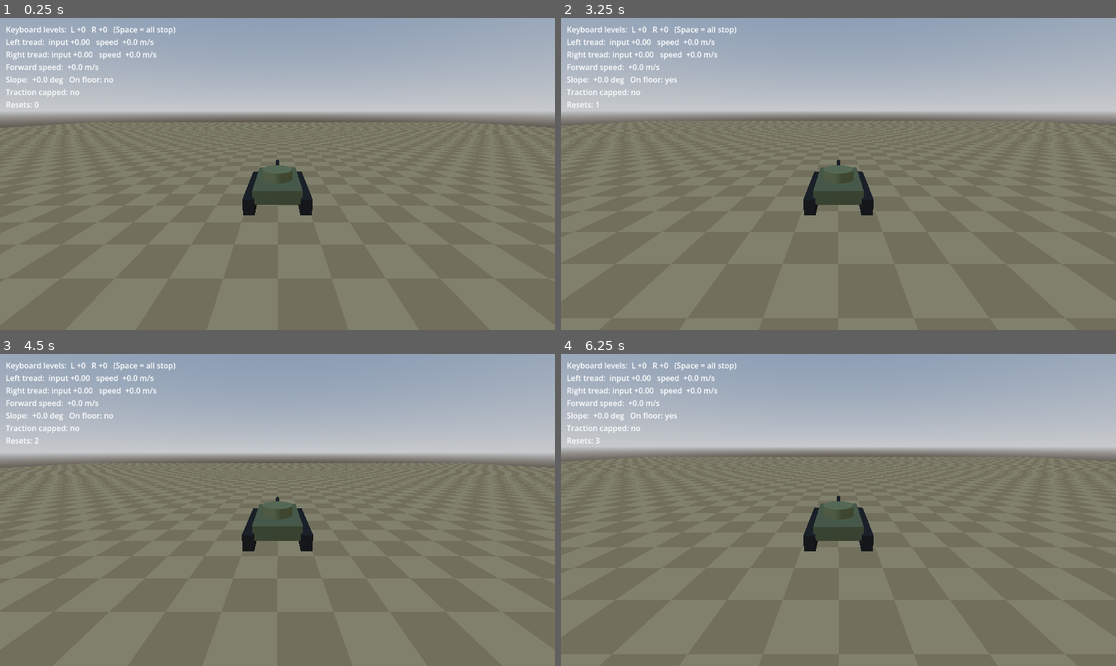
Above: before the commit, frames 1-4 (two rows, left to right).
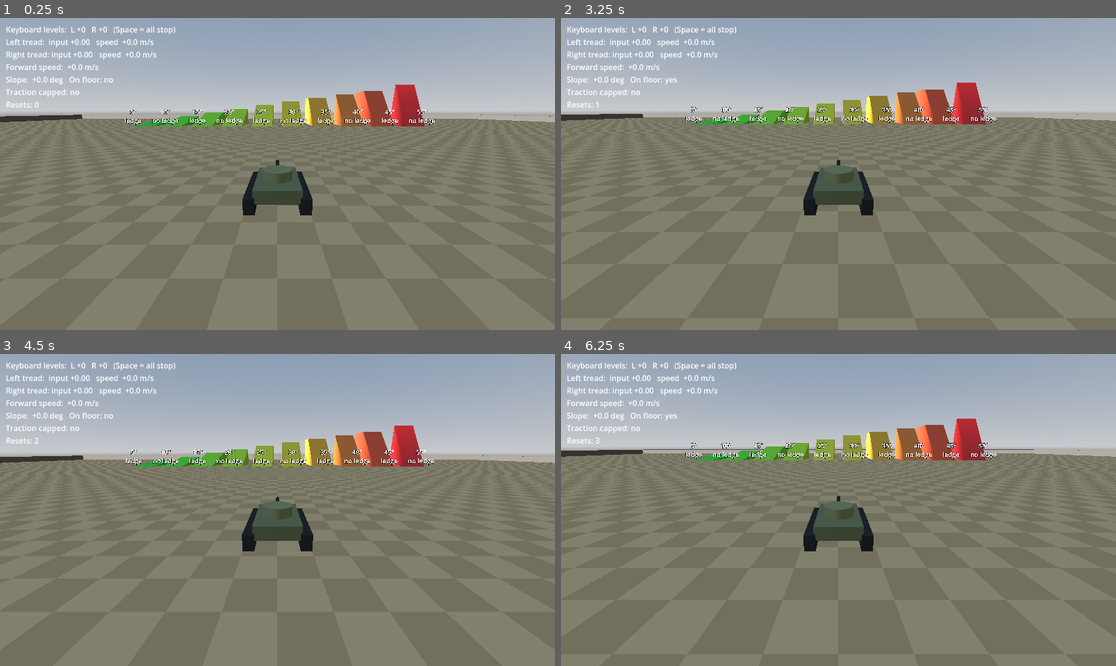
Above: after the commit, the same moments.

Repository: Kickpunch3r/tank-game
Game: Godot game, scene res://scenes/test_course.tscn
Two runs of this game, one before a commit and one after it. Both use one fixed random seed, a clock stepped at 60 frames per second and the inputs below.
Inputs:
- Up to frame 1 (0.25 s): no input
- Up to frame 2 (3.25 s): hold Down (driver_right_back) 0.53-1.28 s; hold Space (driver_all_stop) 0.53-1.28 s; hold S (driver_left_back) 1.28-2.03 s; tap Space (driver_all_stop) at 1.35, 2.85 s; tap Enter at 2 s; hold Down (driver_right_back) 2.03-2.78 s; hold Space (driver_all_stop) 2.03-2.78 s; tap R (driver_reset) at 2.75 s; hold W (driver_left_forward) from 2.78 s (still down)
- Up to frame 3 (4.5 s): release W (driver_left_forward) at 3.53 s; hold Space (driver_all_stop) 3.53-4.28 s; hold S (driver_left_back) from 3.53 s (still down); tap R (driver_reset) at 4.25 s; tap Space (driver_all_stop) at 4.35 s
- Up to frame 4 (6.25 s): hold Space (driver_all_stop) 5.03-5.78 s; tap R (driver_reset) at 5.75 s; release S (driver_left_back) at 5.78 s; hold Down (driver_right_back) from 5.78 s (still down); tap Space (driver_all_stop) at 5.85 s

The runs differ from the first frame. In frame 1, 4.3% of the frame differs, in the area x 0-100%, y 21-36%; in frame 2, 4.1%; in frame 3, 4.1%; in frame 4, 4.2%.

Commit message:
Milestone 4: Slope Ladder test course
Ten ramps (5-55 deg) read from levels/slope_ladder.txt, alternating flat
ledge and sharp crest; rolling bumps; boundary walls; kill-plane that
resets the tank. Notes ideas for slope difficulty and jump feel.

Co-Authored-By: Claude Opus 5.5 <noreply@anthropic.com>

Diff:
--- a/scenes/test_course.tscn
+++ b/scenes/test_course.tscn
@@ -4,6 +4,8 @@
 [ext_resource type="PackedScene" path="res://scenes/tank.tscn" id="2_tank"]
 [ext_resource type="Script" path="res://scripts/chase_camera.gd" id="3_camera"]
 [ext_resource type="Script" path="res://scripts/driver_readout.gd" id="4_readout"]
+[ext_resource type="Script" path="res://scripts/slope_ladder.gd" id="5_ladder"]
+[ext_resource type="Script" path="res://scripts/rolling_bumps.gd" id="6_bumps"]
 
 [sub_resource type="ProceduralSkyMaterial" id="SkyMaterial_main"]
 
@@ -27,6 +29,14 @@
 [node name="CourseBuilder" type="Node3D" parent="."]
 script = ExtResource("1_builder")
 
+[node name="SlopeLadder" type="Node3D" parent="."]
+transform = Transform3D(1, 0, 0, 0, 1, 0, 0, 0, 1, 0, 0, -70)
+script = ExtResource("5_ladder")
+
+[node name="RollingBumps" type="Node3D" parent="."]
+transform = Transform3D(1, 0, 0, 0, 1, 0, 0, 0, 1, 100, 0, 0)
+script = ExtResource("6_bumps")
+
 [node name="Tank" parent="." instance=ExtResource("2_tank")]
 transform = Transform3D(1, 0, 0, 0, 1, 0, 0, 0, 1, 0, 1, 0)
 
--- a/scripts/course_builder.gd
+++ b/scripts/course_builder.gd
@@ -1,29 +1,81 @@
 class_name CourseBuilder
 extends Node3D
-## Builds the test course's ground (and, from milestone 4, the ramps) when the
-## scene starts. Building from code keeps sizes and angles exact and easy to change.
+## Builds the test course's flat ground, boundary walls and kill-plane when the
+## scene starts. The ramps (SlopeLadder) and hills (RollingBumps) are separate
+## nodes with their own builders. Building from code keeps sizes exact and
+## easy to change.
 
-const GROUND_MATERIAL_SHADER: Shader = preload("res://art/checker_ground.gdshader")
+const GROUND_SHADER: Shader = preload("res://art/checker_ground.gdshader")
 
-## Width (X) and length (Z) of the flat ground, in metres.
-@export var ground_size: Vector2 = Vector2(200.0, 200.0)
+## Width (X) and length (Z) of the flat ground, centred on this node, in metres.
+@export var ground_size: Vector2 = Vector2(300.0, 300.0)
 
 ## How thick the ground slab is, in metres. Thick so nothing tunnels through it.
 @export var ground_thickness: float = 2.0
 
+## Height of the walls around the edge of the ground, in metres.
+@export var wall_height: float = 3.0
+
+## Anything that falls this far below the ground is sent back to the start, in metres.
+@export var kill_plane_depth: float = 20.0
+
 
 func _ready() -> void:
 	_build_ground()
+	_build_walls()
+	_build_kill_plane()
 
 
 func _build_ground() -> void:
+	var size := Vector3(ground_size.x, ground_thickness, ground_size.y)
+	var material := ShaderMaterial.new()
+	material.shader = GROUND_SHADER
+	# Top surface sits at y = 0.
+	_add_box("Ground", size, Vector3(0.0, -ground_thickness / 2.0, 0.0), material)
+
+
+func _build_walls() -> void:
+	var material := StandardMaterial3D.new()
+	material.albedo_color = Color(0.45, 0.42, 0.38)
+	var thickness: float = 1.0
+	var half_x: float = ground_size.x / 2.0
+	var half_z: float = ground_size.y / 2.0
+	var y: float = wall_height / 2.0
+	var long_x := Vector3(ground_size.x, wall_height, thickness)
+	var long_z := Vector3(thickness, wall_height, ground_size.y)
+	_add_box("WallNorth", long_x, Vector3(0.0, y, -half_z), material)
+	_add_box("WallSouth", long_x, Vector3(0.0, y, half_z), material)
+	_add_box("WallWest", long_z, Vector3(-half_x, y, 0.0), material)
+	_add_box("WallEast", long_z, Vector3(half_x, y, 0.0), material)
+
+
+## A flat trigger far below the ground. A tank that touches it goes back to the start.
+func _build_kill_plane() -> void:
+	var area := Area3D.new()
+	area.name = "KillPlane"
+	area.position = Vector3(0.0, -kill_plane_depth, 0.0)
+	var shape := BoxShape3D.new()
+	# Much bigger than the ground, so nothing can fall past its edges.
+	shape.size = Vector3(ground_size.x * 4.0, 2.0, ground_size.y * 4.0)
+	var collision := CollisionShape3D.new()
+	collision.shape = shape
+	area.add_child(collision)
+	area.body_entered.connect(_on_kill_plane_body_entered)
+	add_child(area)
+
+
+func _on_kill_plane_body_entered(body: Node3D) -> void:
+	if body is Tank:
+		# Deferred: moving a body in the middle of a physics callback is unsafe.
+		(body as Tank).reset_to_spawn.call_deferred()
+
+
+## A solid box you can see and collide with.
+func _add_box(box_name: String, size: Vector3, where: Vector3, material: Material) -> void:
 	var body := StaticBody3D.new()
-	body.name = "Ground"
-	# Top surface sits at y = 0.
-	body.position = Vector3(0.0, -ground_thickness / 2.0, 0.0)
+	body.name = box_name
+	body.position = where
 	add_child(body)
-
-	var size := Vector3(ground_size.x, ground_thickness, ground_size.y)
 
 	var shape := BoxShape3D.new()
 	shape.size = size
@@ -33,8 +85,6 @@
 
 	var mesh := BoxMesh.new()
 	mesh.size = size
-	var material := ShaderMaterial.new()
-	material.shader = GROUND_MATERIAL_SHADER
 	mesh.material = material
 	var visual := MeshInstance3D.new()
 	visual.name = "Visual"
--- /dev/null
+++ b/scripts/rolling_bumps.gd
@@ -0,0 +1,89 @@
+class_name RollingBumps
+extends Node3D
+## Builds a patch of gentle rolling hills for free driving, centred on this node.
+## The hills are made of overlapping waves and fade to flat at the edges, so
+## they join the surrounding ground smoothly.
+
+const GROUND_SHADER: Shader = preload("res://art/checker_ground.gdshader")
+
+## Size of the patch along X and Z, in metres. Rounded to whole metres.
+@export var patch_size: int = 60
+
+## Height of the tallest hills, in metres.
+@export var hill_height: float = 2.0
+
+## Distance from one hilltop to the next, in metres. Shorter = steeper.
+@export var hill_spacing: float = 14.0
+
+
+func _ready() -> void:
+	var heights: PackedFloat32Array = _make_heights()
+	var body := StaticBody3D.new()
+	body.name = "Bumps"
+	add_child(body)
+	body.add_child(_make_collision(heights))
+	body.add_child(_make_visual(heights))
+
+
+## Height at every whole-metre grid point, row by row along Z.
+func _make_heights() -> PackedFloat32Array:
+	var points: int = patch_size + 1
+	var heights := PackedFloat32Array()
+	heights.resize(points * points)
+	var wave: float = TAU / hill_spacing
+	for row: int in points:
+		for column: int in points:
+			var x: float = column
+			var z: float = row
+			# 0 at the patch edges, 1 in the middle, so the hills fade out.
+			var fade: float = sin(PI * x / patch_size) * sin(PI * z / patch_size)
+			# Two crossing waves, kept between 0 and 1 so nothing dips below the ground.
+			var waves: float = 0.5 + 0.25 * sin(wave * x) + 0.25 * sin(wave * 0.8 * z + 1.0)
+			heights[row * points + column] = hill_height * fade * waves
+	return heights
+
+
+func _make_collision(heights: PackedFloat32Array) -> CollisionShape3D:
+	var shape := HeightMapShape3D.new()
+	shape.map_width = patch_size + 1
+	shape.map_depth = patch_size + 1
+	shape.map_data = heights
+	var collision := CollisionShape3D.new()
+	collision.name = "Collision"
+	collision.shape = shape
+	return collision
+
+
+## A mesh with the same grid points as the collision, so what you see is
+## exactly what the tank drives on.
+func _make_visual(heights: PackedFloat32Array) -> MeshInstance3D:
+	var points: int = patch_size + 1
+	var half: float = patch_size / 2.0
+	var tool := SurfaceTool.new()
+	tool.begin(Mesh.PRIMITIVE_TRIANGLES)
+	for row: int in points:
+		for column: int in points:
+			tool.add_vertex(Vector3(column - half, heights[row * points + column], row - half))
+	for row: int in patch_size:
+		for column: int in patch_size:
+			var a: int = row * points + column
+			var b: int = a + 1
+			var c: int = a + points
+			var d: int = c + 1
+			# Clockwise when seen from above, which Godot treats as the front.
+			tool.add_index(a)
+			tool.add_index(b)
+			tool.add_index(c)
+			tool.add_index(b)
+			tool.add_index(d)
+			tool.add_index(c)
+	tool.generate_normals()
+	var material := ShaderMaterial.new()
+	material.shader = GROUND_SHADER
+	material.set_shader_parameter(&"color_a", Color(0.62, 0.66, 0.42))
+	material.set_shader_parameter(&"color_b", Color(0.55, 0.59, 0.37))
+	var visual := MeshInstance3D.new()
+	visual.name = "Visual"
+	visual.mesh = tool.commit()
+	visual.material_override = material
+	return visual
--- /dev/null
+++ b/scripts/slope_ladder.gd
@@ -0,0 +1,155 @@
+class_name SlopeLadder
+extends Node3D
+## Builds a row of ramps of increasing steepness when the scene starts, from
+## the list in `ramp_list_path` (a plain text file you can edit without Godot).
+##
+## Ramps sit side by side, left to right along X. Each one starts at this
+## node's position (its base line) and rises away from the start field,
+## toward -Z. Tests ask this node where each ramp's base and top are.
+
+## The text file listing each ramp's angle and whether it has a ledge.
+@export_file("*.txt") var ramp_list_path: String = "res://levels/slope_ladder.txt"
+
+## Length of each ramp's slope surface, in metres (measured along the slope).
+@export var ramp_length: float = 20.0
+
+## Width of each ramp, in metres.
+@export var ramp_width: float = 8.0
+
+## Flat ground between neighbouring ramps, in metres.
+@export var ramp_gap: float = 4.0
+
+## Length of the flat platform on top of ramps that have a ledge, in metres.
+@export var ledge_length: float = 10.0
+
+## Distance of flat run-up in front of each ramp, used by the tests, in metres.
+@export var run_up_length: float = 70.0
+
+
+## What the builder knows about one ramp, in world coordinates.
+class RampInfo:
+	## Steepness in degrees.
+	var angle_degrees: float
+	## True if there is a flat platform on top.
+	var has_ledge: bool
+	## Middle of the ramp's bottom edge, on the ground.
+	var base_position: Vector3
+	## Middle of the ramp's top edge (where the slope ends).
+	var top_position: Vector3
+	## Where a tank starts for a run-up at this ramp.
+	var run_up_start: Vector3
+
+
+var ramps: Array[RampInfo] = []
+
+
+func _ready() -> void:
+	ramps = _read_ramp_list()
+	for index: int in ramps.size():
+		_place_ramp(index)
+		_build_ramp(ramps[index], index)
+
+
+## Reads lines like "25  ledge" or "30  no ledge". Skips blank lines and # notes.
+func _read_ramp_list() -> Array[RampInfo]:
+	var result: Array[RampInfo] = []
+	var file := FileAccess.open(ramp_list_path, FileAccess.READ)
+	if file == null:
+		push_error("SlopeLadder: cannot open ramp list %s" % ramp_list_path)
+		return result
+	var line_number: int = 0
+	while not file.eof_reached():
+		var line: String = file.get_line().strip_edges()
+		line_number += 1
+		if line.is_empty() or line.begins_with("#"):
+			continue
+		var words: PackedStringArray = line.split(" ", false)
+		if not words[0].is_valid_float():
+			push_error("SlopeLadder: line %d: '%s' does not start with an angle" % [line_number, line])
+			continue
+		var ramp := RampInfo.new()
+		ramp.angle_degrees = words[0].to_float()
+		var rest: String = " ".join(words.slice(1)).to_lower()
+		if rest == "ledge":
+			ramp.has_ledge = true
+		elif rest == "no ledge":
+			ramp.has_ledge = false
+		else:
+			push_warning("SlopeLadder: line %d: expected 'ledge' or 'no ledge', got '%s'; using ledge" % [line_number, rest])
+			ramp.has_ledge = true
+		result.append(ramp)
+	return result
+
+
+## Works out where ramp number `index` sits in the world.
+func _place_ramp(index: int) -> void:
+	var ramp: RampInfo = ramps[index]
+	var pitch: float = ramp_width + ramp_gap
+	var x: float = (index - (ramps.size() - 1) / 2.0) * pitch
+	var angle: float = deg_to_rad(ramp.angle_degrees)
+	ramp.base_position = global_position + Vector3(x, 0.0, 0.0)
+	ramp.top_position = ramp.base_position + Vector3(0.0, ramp_length * sin(angle), -ramp_length * cos(angle))
+	ramp.run_up_start = ramp.base_position + Vector3(0.0, 0.0, run_up_length)
+
+
+func _build_ramp(ramp: RampInfo, index: int) -> void:
+	var angle: float = deg_to_rad(ramp.angle_degrees)
+	var run: float = ramp_length * cos(angle)
+	var rise: float = ramp_length * sin(angle)
+	var local_base: Vector3 = to_local(ramp.base_position)
+
+	var body := StaticBody3D.new()
+	body.name = "Ramp%02d_%ddeg" % [index + 1, roundi(ramp.angle_degrees)]
+	add_child(body)
+	var material := StandardMaterial3D.new()
+	material.albedo_color = _ramp_colour(index)
+	material.roughness = 0.85
+
+	# The slope: a right-angled wedge. PrismMesh with left_to_right = 0 puts the
+	# high side on its left (-X); turning it -90 degrees about Y points that
+	# high side away from the start field (-Z), with its width along X.
+	var wedge := PrismMesh.new()
+	wedge.left_to_right = 0.0
+	wedge.size = Vector3(run, rise, ramp_width)
+	wedge.material = material
+	var wedge_transform := Transform3D(Basis(Vector3.UP, deg_to_rad(-90.0)),
+			local_base + Vector3(0.0, rise / 2.0, -run / 2.0))
+	_add_solid(body, wedge, wedge_transform, "Slope")
+
+	if ramp.has_ledge:
+		var ledge := BoxMesh.new()
+		ledge.size = Vector3(ramp_width, rise, ledge_length)
+		ledge.material = material
+		var ledge_transform := Transform3D(Basis.IDENTITY,
+				local_base + Vector3(0.0, rise / 2.0, -run - ledge_length / 2.0))
+		_add_solid(body, ledge, ledge_transform, "Ledge")
+
+	var label := Label3D.new()
+	label.name = "AngleLabel"
+	label.text = "%d°\n%s" % [roundi(ramp.angle_degrees), "ledge" if ramp.has_ledge else "no ledge"]
+	label.billboard = BaseMaterial3D.BILLBOARD_ENABLED
+	label.font_size = 160
+	label.outline_size = 24
+	label.pixel_size = 0.015
+	label.position = local_base + Vector3(0.0, 4.0, 3.0)
+	body.add_child(label)
+
+
+## Adds a mesh you can see and a matching collision shape, both at `where`.
+func _add_solid(body: StaticBody3D, mesh: PrimitiveMesh, where: Transform3D, part_name: String) -> void:
+	var visual := MeshInstance3D.new()
+	visual.name = part_name + "Visual"
+	visual.mesh = mesh
+	visual.transform = where
+	body.add_child(visual)
+	var collision := CollisionShape3D.new()
+	collision.name = part_name + "Collision"
+	collision.shape = mesh.create_convex_shape()
+	collision.transform = where
+	body.add_child(collision)
+
+
+## Green for the gentlest ramp, through yellow, to red for the steepest.
+func _ramp_colour(index: int) -> Color:
+	var t: float = 0.0 if ramps.size() < 2 else float(index) / (ramps.size() - 1)
+	return Color.from_hsv(0.33 * (1.0 - t), 0.75, 0.85)
Not shown, added: levels/slope_ladder.txt
Not shown, added: scripts/rolling_bumps.gd.uid
Not shown, added: scripts/slope_ladder.gd.uid
Not shown, changed: NOTES.md
